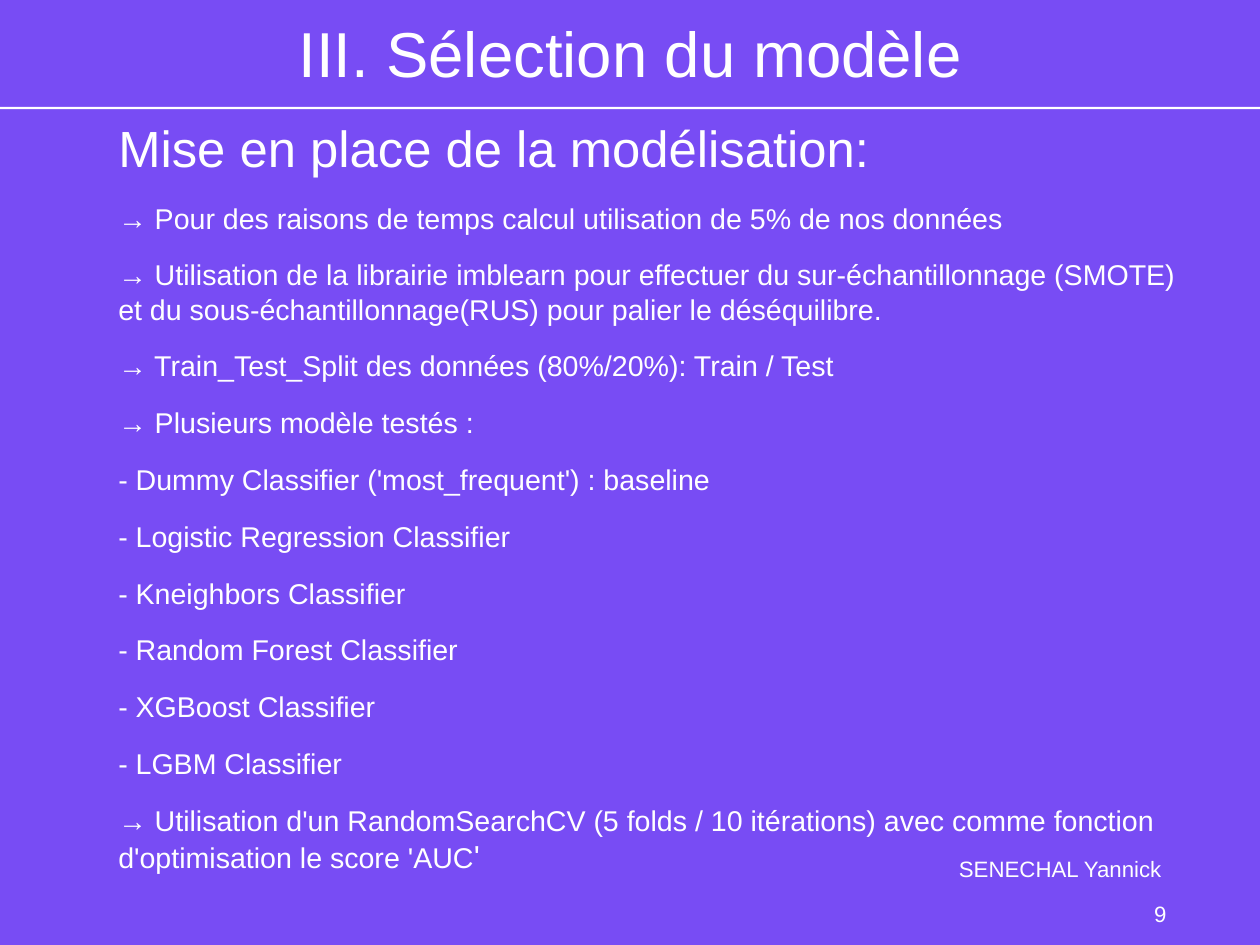
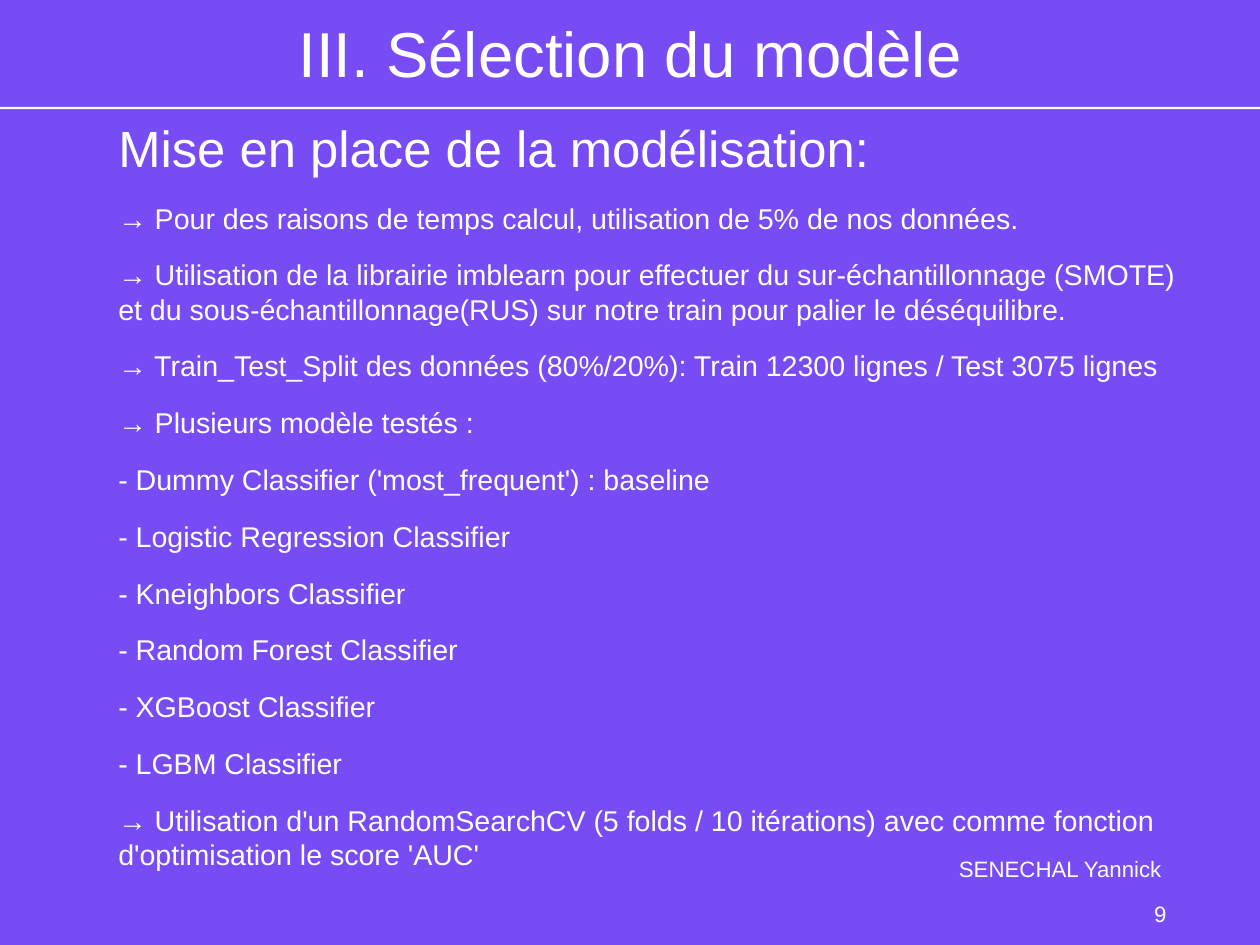
Before and after one commit to YannickSenechal29/OC_DS_Projet_7_SENECHAL_Yannick, a slide deck: slide 9 of P7_03_Support.odp. Drawn at 1260x945 pixels with LibreOffice and Linux fonts; fonts in the diff are those of the drawing; background and template pictures are left out. Boxes give left, top, right and bottom in pixels: in the first picture for what was removed or moved away, otherwise in the second. Text is boxed around its words. In the diff, an @@ line names an element or a change of style, - is before the commit and + after.

```diff
--- a/P7_03_Support.odp
+++ b/P7_03_Support.odp
@@ text at bbox=[118, 208, 1175, 382]: text changed @@
-→ Pour des raisons de temps calcul utilisation de 5% de nos données
-→ Utilisation de la librairie imblearn pour effectuer du sur-échantillonnage (SMOTE) et du sous-échantillonnage(RUS) pour palier le déséquilibre.
-→ Train_Test_Split des données (80%/20%): Train / Test
+→ Pour des raisons de temps calcul, utilisation de 5% de nos données.
+→ Utilisation de la librairie imblearn pour effectuer du sur-échantillonnage (SMOTE) et du sous-échantillonnage(RUS) sur notre train pour palier le déséquilibre.
+→ Train_Test_Split des données (80%/20%): Train 12300 lignes / Test 3075 lignes
@@ text at bbox=[118, 810, 1154, 871]: size 20 to 18 pt in "'AUC'" @@
```
Also in this commit, not shown: 10 other slides changed, 7 other files.
